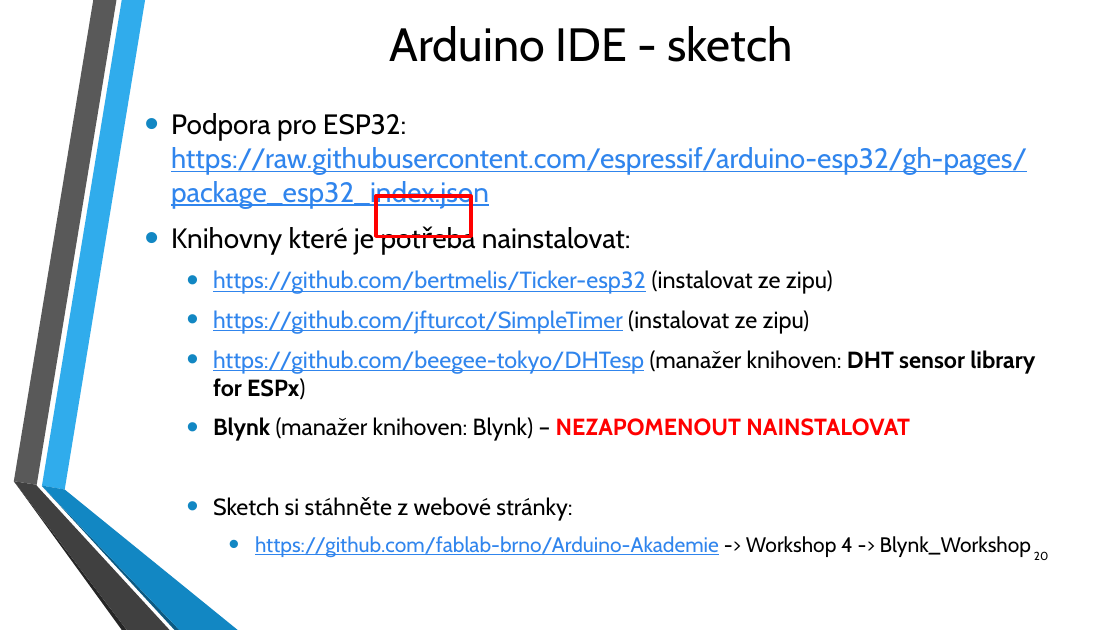
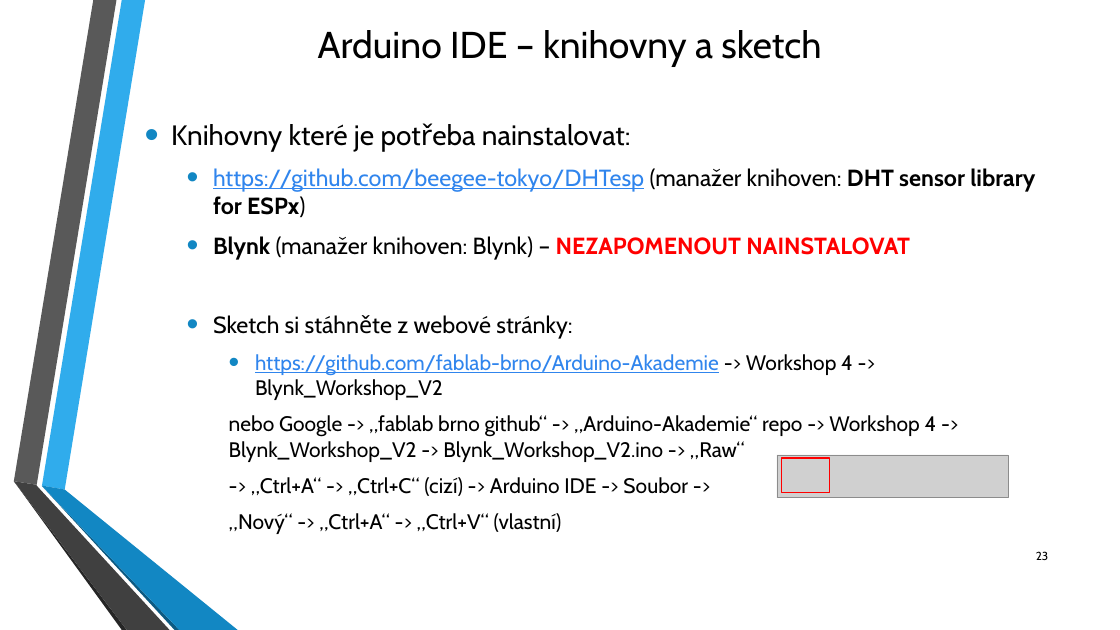
Before and after one commit to fablab-brno/Arduino-Akademie, a slide deck: slide 23 of Workshop 4/Arduino_Workshop_FabLab_4.pptx (slide 20 before the commit). Drawn at 1120x630 pixels with LibreOffice and Linux fonts; fonts in the diff are those of the drawing; grey boxes stand for pictures; background and template pictures are left out. Boxes give left, top, right and bottom in pixels: in the first picture for what was removed or moved away, otherwise in the second. Text is boxed around its words. In the diff, an @@ line names an element or a change of style, - is before the commit and + after.

Commit message:
Update
- new sktech for Blynk 2.0
- updated presentation (PPTX & PDF)

```diff
--- a/Workshop 4/Arduino_Workshop_FabLab_4.pptx
+++ b/Workshop 4/Arduino_Workshop_FabLab_4.pptx
@@ text at [318,30,821,66]: text changed; size 40 to 32 pt @@
-Arduino IDE - sketch
+Arduino IDE – knihovny a sketch
@@ text at [171,113,1027,208]: paragraph removed @@
-• Podpora pro ESP32: https://raw.githubusercontent.com/espressif/arduino-esp32/gh-pages/package_esp32_index.json
@@ rectangle removed at [376,197,471,237] @@
@@ text at [213,270,833,334]: paragraphs removed @@
-  • https://github.com/bertmelis/Ticker-esp32 (instalovat ze zipu)
-  • https://github.com/jfturcot/SimpleTimer (instalovat ze zipu)
@@ text at [229,354,937,534]: text changed; text colour #3085ED to #000000 @@
-    • https://github.com/fablab-brno/Arduino-Akademie -> Workshop 4 -> Blynk_Workshop
+    • https://github.com/fablab-brno/Arduino-Akademie -> Workshop 4 -> Blynk_Workshop_V2
+    nebo Google -> „fablab brno github“ -> „Arduino-Akademie“ repo -> Workshop 4 -> Blynk_Workshop_V2 -> Blynk_Workshop_V2.ino -> „Raw“
+    -> „Ctrl+A“ -> „Ctrl+C“ (cizí) -> Arduino IDE -> Soubor ->
+    „Nový“ -> „Ctrl+A“ -> „Ctrl+V“ (vlastní)
@@ picture added at [777,455,1008,498] @@
@@ rectangle added at [781,458,829,492], outline #FF0000 1.25 pt @@
@@ page number at [1036,551,1048,560]: text changed @@
-20
+23
```
Also in this commit, not shown: 13 other slides changed, 4 slides added, 1 slide removed, 2 other files.
